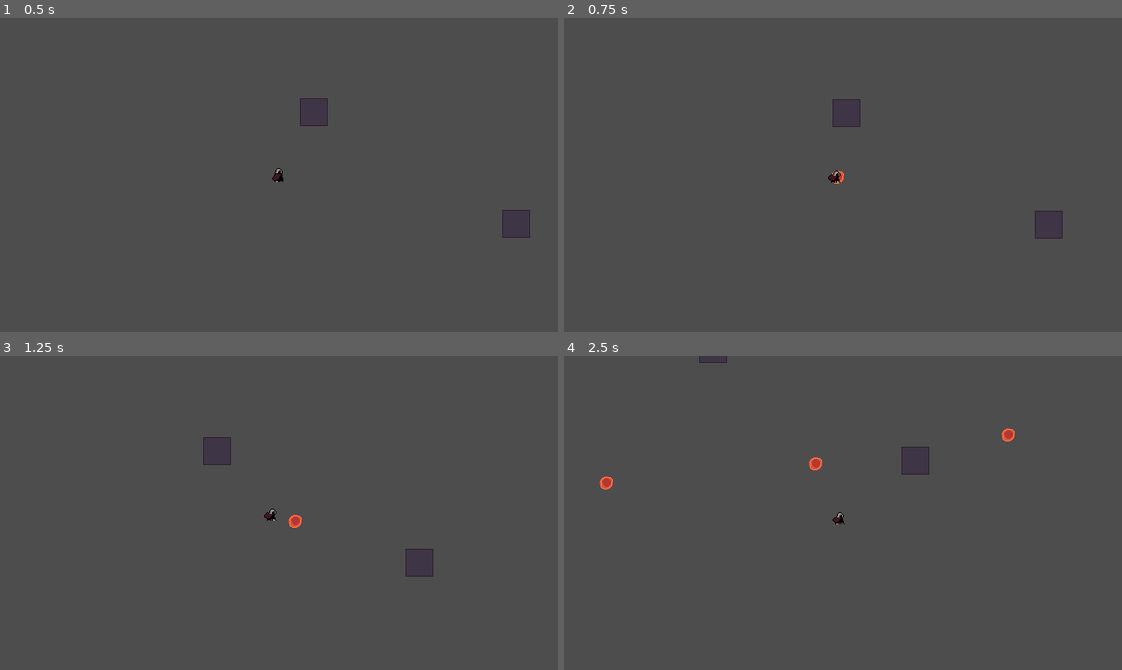
Above: before the commit, frames 1-4 (two rows, left to right).
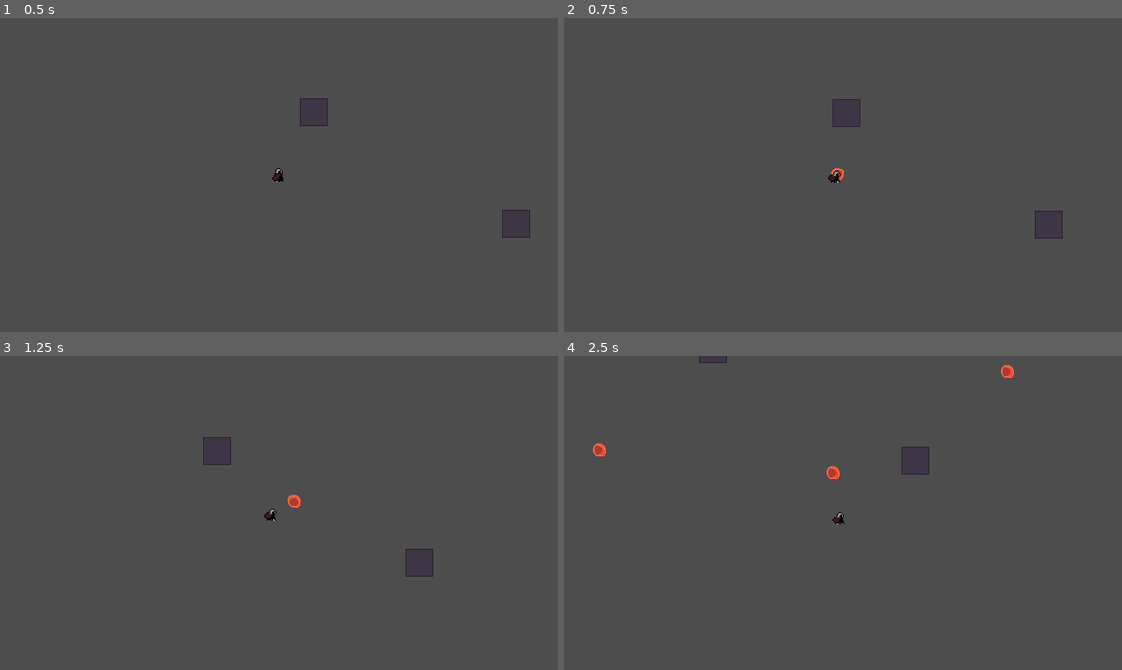
Above: after the commit, the same moments.

Repository: SebZanardo/Boss-Rush-Jam-2025
Game: Godot game, scene res://main.tscn
Two runs of this game, one before a commit and one after it. Both use one fixed random seed, a clock stepped at 60 frames per second and the inputs below.
Inputs (mouse positions are in pixels of both pictures, inside the frame that each line leads up to):
- Up to frame 1 (0.5 s): no input
- Up to frame 2 (0.75 s): tap Enter at 0.5 s; move the mouse to (965, 159) at 0.52 s; hold D (move_right) from 0.53 s (still down); click (965, 159) at 0.67 s
- Up to frame 3 (1.25 s): keep holding D (move_right)
- Up to frame 4 (2.5 s): move the mouse to (731, 528) at 1.27 s; release D (move_right) at 1.28 s; hold S (move_down) 1.28-2.03 s; click (731, 528) at 1.42 s; move the mouse to (898, 443) at 2.02 s; hold D (move_right) from 2.03 s (still down); click (898, 443) at 2.17 s

Frame 1 is identical in both runs. In frame 2, less than 0.1% of the frame differs, in the area x 47-51%, y 47-53%; in frame 3, 0.2%; in frame 4, 0.5%, in the area x 5-81%, y 2-43%.

Commit message:
Tidied code, added bullet collision detection, added bullet animation upon death

Diff:
--- a/game/Resources/SpriteFrames/Projectiles/BASIC.tres
+++ b/game/Resources/SpriteFrames/Projectiles/BASIC.tres
@@ -1,22 +1,44 @@
-[gd_resource type="SpriteFrames" load_steps=4 format=3 uid="uid://bcov4b4un3cop"]
+[gd_resource type="SpriteFrames" load_steps=6 format=3 uid="uid://bcov4b4un3cop"]
 
-[ext_resource type="Texture2D" uid="uid://bi8sqhv6hvlgv" path="res://Sprites/Bullets/Test/test_bullet1.png" id="1_0w8rh"]
-[ext_resource type="Texture2D" uid="uid://diwnmcunme3qu" path="res://Sprites/Bullets/Test/test_bullet2.png" id="2_n0wrr"]
-[ext_resource type="Texture2D" uid="uid://cy8av0yu4efaq" path="res://Sprites/Bullets/Test/test_bullet3.png" id="3_4vahl"]
+[ext_resource type="Texture2D" uid="uid://bpjlpyau5elw0" path="res://Sprites/Bullets/BASIC-sprite-sheet.png" id="1_jxt73"]
+
+[sub_resource type="AtlasTexture" id="AtlasTexture_kfguw"]
+atlas = ExtResource("1_jxt73")
+region = Rect2(96, 0, 32, 32)
+
+[sub_resource type="AtlasTexture" id="AtlasTexture_8ek86"]
+atlas = ExtResource("1_jxt73")
+region = Rect2(0, 0, 32, 32)
+
+[sub_resource type="AtlasTexture" id="AtlasTexture_n2csq"]
+atlas = ExtResource("1_jxt73")
+region = Rect2(32, 0, 32, 32)
+
+[sub_resource type="AtlasTexture" id="AtlasTexture_ubhxr"]
+atlas = ExtResource("1_jxt73")
+region = Rect2(64, 0, 32, 32)
 
 [resource]
 animations = [{
 "frames": [{
 "duration": 1.0,
-"texture": ExtResource("1_0w8rh")
+"texture": SubResource("AtlasTexture_kfguw")
+}],
+"loop": false,
+"name": &"hit",
+"speed": 5.0
+}, {
+"frames": [{
+"duration": 1.0,
+"texture": SubResource("AtlasTexture_8ek86")
 }, {
 "duration": 1.0,
-"texture": ExtResource("2_n0wrr")
+"texture": SubResource("AtlasTexture_n2csq")
 }, {
 "duration": 1.0,
-"texture": ExtResource("3_4vahl")
+"texture": SubResource("AtlasTexture_ubhxr")
 }],
 "loop": true,
-"name": &"default",
+"name": &"move",
 "speed": 8.0
 }]
--- a/game/Scenes/Player/player.tscn
+++ b/game/Scenes/Player/player.tscn
@@ -7,7 +7,7 @@
 [sub_resource type="CircleShape2D" id="CircleShape2D_o3kr1"]
 radius = 5.0
 
-[node name="player" type="CharacterBody2D"]
+[node name="player" type="CharacterBody2D" groups=["player"]]
 script = ExtResource("1_tkbhp")
 
 [node name="AnimatedSprite2D" type="AnimatedSprite2D" parent="."]
--- a/game/Scenes/boss.tscn
+++ b/game/Scenes/boss.tscn
@@ -287,7 +287,7 @@
 [sub_resource type="CircleShape2D" id="CircleShape2D_7ms2a"]
 radius = 15.0333
 
-[node name="boss" type="CharacterBody2D"]
+[node name="boss" type="CharacterBody2D" groups=["enemy"]]
 position = Vector2(231, 151)
 script = ExtResource("1_e81ll")
 
--- a/game/Scenes/projectile.tscn
+++ b/game/Scenes/projectile.tscn
@@ -1,13 +1,23 @@
-[gd_scene load_steps=2 format=3 uid="uid://toufso4ixxpa"]
+[gd_scene load_steps=4 format=3 uid="uid://toufso4ixxpa"]
 
 [ext_resource type="Script" path="res://Scripts/projectile.gd" id="1_mx7sy"]
+[ext_resource type="SpriteFrames" uid="uid://bcov4b4un3cop" path="res://Resources/SpriteFrames/Projectiles/BASIC.tres" id="2_ootk8"]
+[ext_resource type="Shape2D" uid="uid://cu6sclxiamp46" path="res://Resources/Collisions/Projectiles/BASIC.tres" id="3_nkvt2"]
 
 [node name="projectile" type="Area2D"]
 script = ExtResource("1_mx7sy")
 
 [node name="AnimatedSprite2D" type="AnimatedSprite2D" parent="."]
+sprite_frames = ExtResource("2_ootk8")
 autoplay = "default"
 
 [node name="CollisionShape2D" type="CollisionShape2D" parent="."]
+shape = ExtResource("3_nkvt2")
 
+[node name="Timer" type="Timer" parent="."]
+wait_time = 0.3
+one_shot = true
+
+[connection signal="body_entered" from="." to="." method="_on_body_entered"]
 [connection signal="child_entered_tree" from="CollisionShape2D" to="." method="_on_collision_shape_2d_child_entered_tree"]
+[connection signal="timeout" from="Timer" to="." method="_on_timer_timeout"]
--- a/game/Scripts/Player/player.gd
+++ b/game/Scripts/Player/player.gd
@@ -1,53 +1,65 @@
 extends CharacterBody2D
 
-var max_speed : float = 150
-var acceleration : float = 2500
+
+@export var max_speed : float = 150
+@export var acceleration : float = 2500
 
 @export var cam_gradient : float = 1000
 @export var max_cam_offset : float = 64
 
 @onready var camera = $player_cam
-@onready var player_animator = $AnimatedSprite2D
+@onready var animator = $AnimatedSprite2D
 
-func apply_friction(amount):
+
+# NOTE: Temporary for testing projectile system
+func _input(event: InputEvent) -> void:
+	if event is InputEventMouseButton and event.pressed and event.button_index == 1:
+		var mouse_offset = (get_viewport().get_mouse_position() - get_viewport_rect().size / 2)
+		var direction = global_position.direction_to(global_position + mouse_offset)
+		projectile_manager.spawn_projectile(projectile_manager.ProjectileType.BASIC, position, direction)
+
+
+func _physics_process(delta: float) -> void:
+	var dir = get_move_direction()
+	if dir == Vector2.ZERO:
+		apply_friction(acceleration * delta)
+		animator.play("idle")
+	else:
+		apply_movement(dir * acceleration * delta)
+		animator.play("run")
+
+	move_and_slide()
+
+
+func _process(_delta: float) -> void:
+	# Flip player sprite based on move direction
+	if velocity.x > 0:
+		animator.flip_h = false
+	elif velocity.x < 0:
+		animator.flip_h = true
+	# If player is still flip based on mouse
+	else:
+		animator.flip_h = true if get_global_mouse_position().x < global_position.x else false
+
+	# Move camera
+	var mouse_offset = (get_viewport().get_mouse_position() - get_viewport_rect().size / 2)
+	camera.position = lerp(Vector2.ZERO, mouse_offset.normalized() * max_cam_offset, mouse_offset.length() / cam_gradient)
+
+
+func apply_friction(amount: float) -> void:
 	if velocity.length() > amount:
 		velocity -= velocity.normalized() * amount
 	else:
 		velocity = Vector2.ZERO
 
-func apply_movement(acc):
+
+func apply_movement(acc: Vector2) -> void:
 	velocity += acc
 	velocity = velocity.limit_length(max_speed)
 
-func get_dir():
+
+func get_move_direction() -> Vector2:
 	var axis : Vector2
 	axis.x = int(Input.is_action_pressed("move_right")) - int(Input.is_action_pressed("move_left"))
 	axis.y = int(Input.is_action_pressed("move_down")) - int(Input.is_action_pressed("move_up"))
 	return axis.normalized()
-
-# NOTE: Temporary for testing projectile system
-func _input(event: InputEvent) -> void:
-	if event is InputEventMouseButton and event.pressed and event.button_index == 1:
-		var direction = position.direction_to(get_viewport().get_mouse_position())
-		projectile_manager.spawn_projectile(projectile_manager.ProjectileType.BASIC, position, direction)
-
-func _physics_process(delta: float) -> void:
-	var dir = get_dir()
-	if dir == Vector2.ZERO:
-		apply_friction(acceleration * delta)
-		player_animator.play("idle")
-	else:
-		apply_movement(dir * acceleration * delta)
-		player_animator.play("run")
-
-	#$animations.look_at(get_global_mouse_position())
-
-	move_and_slide()
-
-func _process(_delta: float) -> void:
-	player_animator.flip_h = true if get_dir().x < 0 else false
-	if get_dir().x == 0:
-		player_animator.flip_h = true if get_global_mouse_position().x < global_position.x else false
-
-	var mouse_offset = (get_viewport().get_mouse_position() - get_viewport_rect().size / 2)
-	camera.position = lerp(Vector2.ZERO, mouse_offset.normalized() * max_cam_offset, mouse_offset.length() / cam_gradient)
--- a/game/Scripts/Player/player_cam.gd
+++ b/game/Scripts/Player/player_cam.gd
@@ -1,7 +1,7 @@
 extends Camera2D
 
-var currentzoom
-var minzoom
-var maxzoom
-var zoom_factor = 0.75 # < 1 = zoomin; > 1 = zoomout
-var transition_time = 0.25
+#var currentzoom
+#var min_zoom
+#var max_zoom
+#var zoom_factor = 0.75 # < 1 = zoomin; > 1 = zoomout
+#var transition_time = 0.25
--- a/game/Scripts/boss.gd
+++ b/game/Scripts/boss.gd
@@ -1,4 +1,5 @@
 extends CharacterBody2D
+
 
 enum States {IDLE, WALK, FIRING, DASH_PREPARATION, DASH, DASH_STOP, HURT, DEATH}
 var state: States = States.IDLE
@@ -15,7 +16,6 @@
 @export var walk_speed: int = 60
 @export var dash_speed: int = 200
 
-
 var target_move_position: Vector2 = Vector2.ZERO
 
 
@@ -23,6 +23,7 @@
 	set_state(States.IDLE)
 
 
+# NOTE: Temporary for testing
 func _input(event: InputEvent) -> void:
 	if event is InputEventMouseButton and event.pressed and event.button_index == 1:
 		print("try hurt")
@@ -168,8 +169,3 @@
 
 	health -= amount
 	set_state(States.HURT)
-
-
-# TODO: Call damage function based on collision shape
-func _on_collision_shape_2d_child_entered_tree(_node: Node) -> void:
-	pass
--- a/game/Scripts/projectile.gd
+++ b/game/Scripts/projectile.gd
@@ -11,10 +11,38 @@
 var speed: float
 @onready var animator: AnimatedSprite2D = $AnimatedSprite2D
 @onready var collision: CollisionShape2D = $CollisionShape2D
+@onready var timer: Timer = $Timer
 
 
-func _on_collision_shape_2d_child_entered_tree(_node: Node) -> void:
-	# TODO: If collided with wall just set to dead
-	# TODO: If collided with player or boss, deal damage then set to dead
-	# dead = true
-	pass
+# TODO: If collided with player or boss, deal damage then set to dead
+func _on_body_entered(body: Node2D) -> void:
+	if body.is_in_group("player"):
+		if type == projectile_manager.ProjectileType.BASIC:
+			return
+		dead = true
+		# TODO Call player take damage function
+	elif body.is_in_group("enemy"):
+		# TODO: Return if type of projectile is an enemy projectile
+		dead = true
+		# TODO Call boss take damage function
+	else:
+		dead = true
+
+
+func _on_timer_timeout() -> void:
+	print("DIE GODAMn it")
+	print(dead)
+	if dead:
+		visible = false
+
+
+func spawn() -> void:
+	animator.play("move")
+	visible = true
+
+
+func destroy() -> void:
+	velocity = Vector2.ZERO
+	dead = true
+	animator.play("hit")
+	timer.start()
--- a/game/Scripts/projectile_manager.gd
+++ b/game/Scripts/projectile_manager.gd
@@ -54,8 +54,7 @@
 
 		# If projectile needs to be killed, keep the array packed!
 		if projectile.dead or projectile.time_alive > projectile.max_lifetime:
-			projectile.dead = true
-			projectile.visible = false
+			projectile.destroy()
 
 			# Pack it up baby
 			# If last one just decrement
@@ -92,7 +91,7 @@
 	projectile.animator.set_sprite_frames(spritesheet[type])
 	projectile.collision.set_shape(collision[type])
 
-	projectile.visible = true
+	projectile.spawn()
 
 
 # This function should be called by player and boss and enemies :)
--- a/game/project.godot
+++ b/game/project.godot
@@ -25,6 +25,11 @@
 window/size/viewport_height=360
 window/stretch/mode="viewport"
 window/vsync/vsync_mode=0
+
+[global_group]
+
+player=""
+enemy=""
 
 [input]
 
Binary file added: game/Sprites/Bullets/BASIC-sprite-sheet.png
Not shown, changed: game/Sprites/Bullets/BASIC-sprite-sheet.png.import
Binary file removed: game/Sprites/Bullets/Test/test_bullet1.png
Not shown, removed: game/Sprites/Bullets/Test/test_bullet1.png.import
Binary file removed: game/Sprites/Bullets/Test/test_bullet2.png
Binary file removed: game/Sprites/Bullets/Test/test_bullet3.png
Not shown, removed: game/Sprites/Bullets/Test/test_bullet3.png.import
